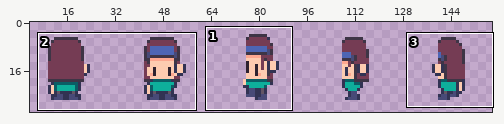
Two versions of one pixel-art file, Assets/Art/Avatar/S_ENT_Avatar.aseprite. The first picture is a wide view before the edit; the outline marks the close-up.
Close-up. Old version:
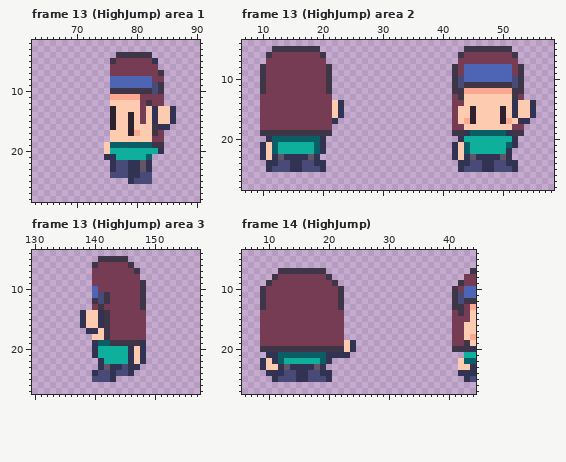
160x32 pixels, 30 frames. Shown: frame 13 (HighJump) area 1: x 63..90, y 2..28; frame 13 (HighJump) area 2: x 7..58, y 4..28; frame 13 (HighJump) area 3: x 130..157, y 4..27; frame 14 (HighJump): x 6..44, y 4..27. The wide view leaves out empty margins. The commit also changed other frames or places, which this record leaves out.
The same view after the edit:
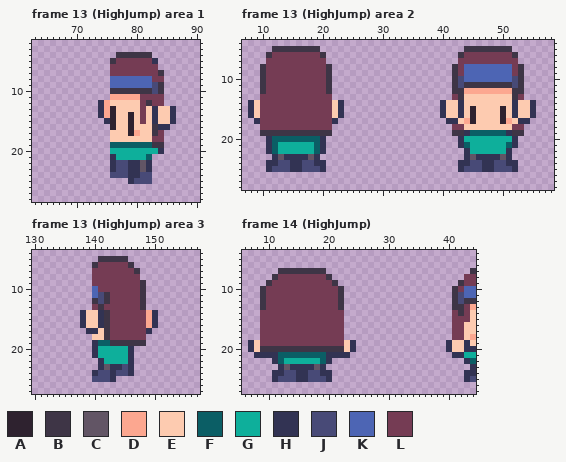
Palette (. is transparent): A #2e222f  B #3e3546  C #625565  D #fca790  E #fdcbb0  F #0b5e65  G #0eaf9b  H #323353  J #484a77  K #4d65b4  L #753c54
Log entry: NewHighJump
What changed:
--- frame 13 (HighJump) area 1
@@ x 72..77 @@
 11 ....DD
-12 ....EE
-13 ....AE
-14 ....AE
-15 ....AE
+12 ..HDEE
+13 ..HDAE
+14 ..HDAE
+15 ...HAE
 16 ....AE
@@ x 73..77 @@
 18 ...EE
-19 ..EFF
-20 ..EGG
-21 ..HHG
+19 ...FF
+20 ...GG
+21 ...HG
 22 ...HJ
--- frame 13 (HighJump) area 2
@@ x 7..58 @@
 13 ...LLLLLLLLLLLL....................LBEEEEEEEEBL.....
-14 ...LLLLLLLLLLLLEH..................LLEEEEEEEEHEEH...
-15 ...LLLLLLLLLLLLEH..................LEEAEEEEAEHEEH...
-16 ...LLLLLLLLLLLLEH..................LEEAEEEEAEHEEH...
-17 ...LLLLLLLLLLLLH...................LEDAEEEEADEHH....
+14 .HELLLLLLLLLLLLEH................HEEHEEEEEEEEHEEH...
+15 .HELLLLLLLLLLLLEH................HEEHEAEEEEAEHEEH...
+16 .HELLLLLLLLLLLLEH................HEEHEAEEEEAEHEEH...
+17 ..HLLLLLLLLLLLLH..................HHEDAEEEEADEHH....
 18 ...LLLLLLLLLLLL....................LLEEEEEEEELL.....
@@ x 7..58 @@
 20 ....HFFFFFFFFH......................HGGGGGGGGH......
-21 ...HEFGGGGGGFH.....................HEFGGGGGGFH......
-22 ...HEFGGGGGGFH.....................HEFGGGGGGH.......
-23 ...HEHCHHHHCH......................HEHCHHHHCH.......
+21 ....HFGGGGGGFH......................HFGGGGGGFH......
+22 ....HFGGGGGGFH.......................HGGGGGGH.......
+23 .....HCHHHHCH........................HCHHHHCH.......
 24 ....HHJJHHJJHH......................HHJJHHJJHH......
--- frame 13 (HighJump) area 3
@@ x 145..152 @@
 13 LLLB....
-14 LLLL....
-15 LLLL....
-16 LLLL....
-17 LLLL....
+14 LLLLDH..
+15 LLLLDH..
+16 LLLLDH..
+17 LLLLH...
 18 LLLL....
-19 BBBH....
-20 GHEH....
-21 GHEH....
-22 GHEH....
-23 JHH.....
+19 BBBB....
+20 GH......
+21 GH......
+22 GH......
+23 JH......
 24 JH......
--- frame 14 (HighJump)
@@ x 6..44 @@
 18 ...LLLLLLLLLLLLLL..................LLED
-19 ...LLLLLLLLLLLLLLEH................LLBE
-20 ...BBBBBBBBBBBBBBEH................BBBH
-21 ....HHFFFFFFFFHHHH...................GG
-22 ...HEHFGGGGGGFH.....................EFF
-23 ...HEEHCHHHHCH......................EEH
-24 ....HHHJJHHJJHH.....................HHH
+19 .HELLLLLLLLLLLLLLEH...............HEEHE
+20 .HEBBBBBBBBBBBBBBEH...............HEEHH
+21 ..HHHHFFFFFFFFHHHH.................HHGG
+22 .....HFGGGGGGFH......................HF
+23 ......HCHHHHCH........................H
+24 .....HHJJHHJJHH......................HH
 25 .....HJJJHHJJJH......................HJ
Changed places in both close-ups, as pixel boxes (x1, y1, x2, y2):
changed: (98, 100, 110, 160)
changed: (248, 100, 272, 160)
changed: (440, 100, 470, 160)
changed: (134, 310, 158, 370)
changed: (248, 340, 278, 376)
changed: (446, 340, 470, 376)
